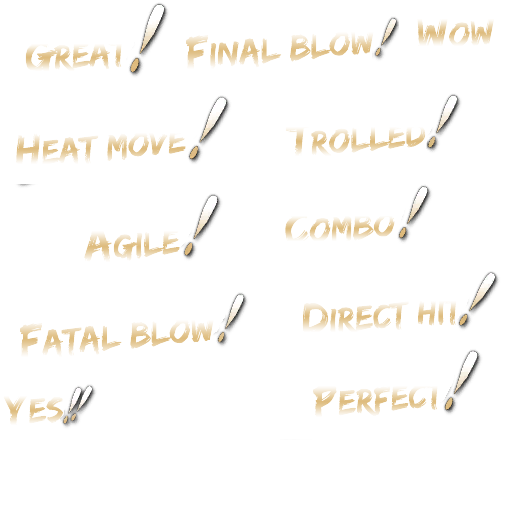
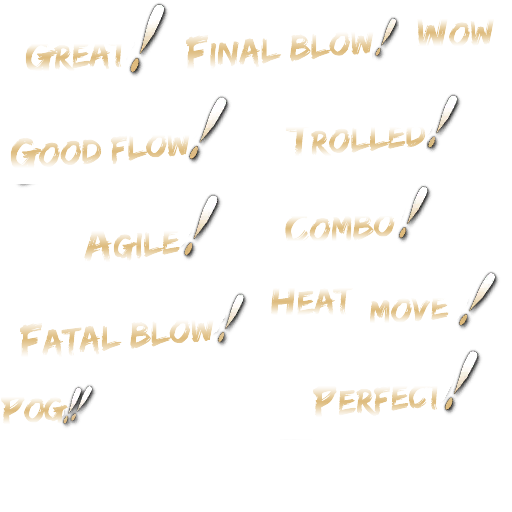
The second 512×512 image is a revision of the first. Changes to its layers:
renamed "yES" to "pog", painted on it over [1, 396, 68, 425]
renamed "direct hit" to "good flow", painted on it over [10, 133, 456, 332]
added layer "MOVE" in group "en_text" over [370, 298, 449, 328]
renamed "heat MOVE" to "heat", painted on it over [16, 133, 354, 320]